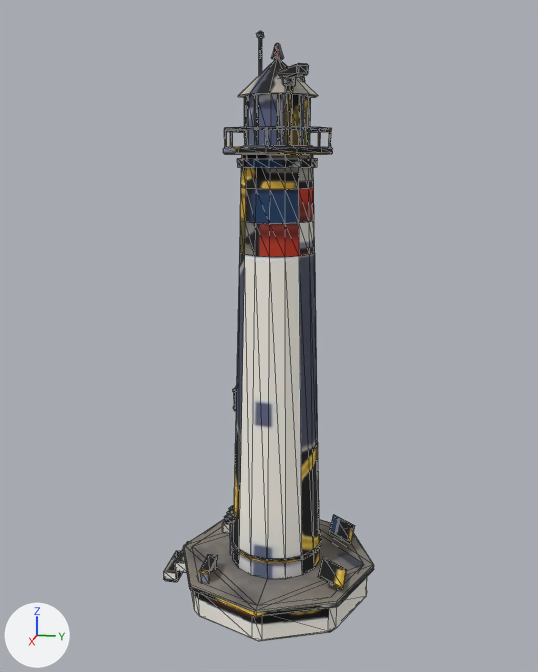
The glTF model client/public/city/lighthouse-30.glb: old version first, new version second.
Rendered twice from a 50 mm camera at (5.435, 1.026, 3.511) aimed at (0.005, -0.06, 2.153). The axes (+X, +Y, +Z) are drawn at lower left. The lights are the same throughout. The picture after the commit comes second. Mesh edges are drawn as thin lines. Where no turn or scale is listed for an object, it has been applied to the vertices. Vertices at exactly the same position are counted once.

Names of what the first picture shows: 'lighthouse-30'.
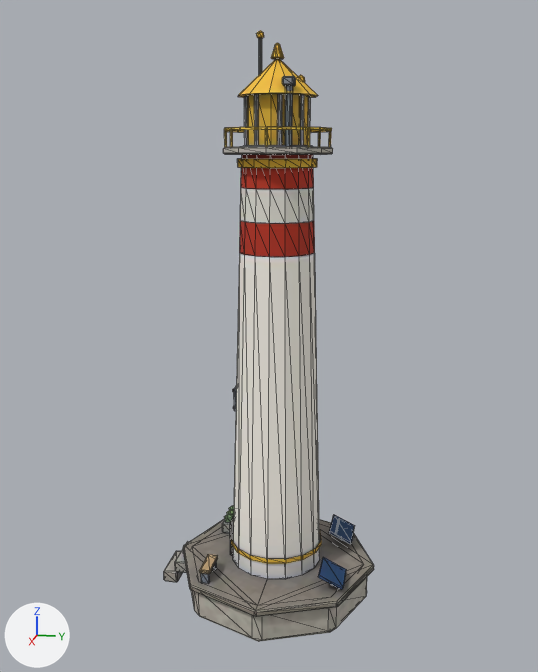
Where the change shows, as pixel boxes (x1, y1, x2, y2) in the pictures (538 x 672 px):
part 1 of me_lighthouse_30, deleted
    before: (277, 63, 309, 79)
part 2 of me_lighthouse_30, surface changed
    both: (164, 31, 374, 641)

Edits to the bpy script that builds the scene:
```text
Change me_lighthouse_30:
    used by ob_lighthouse_30; location = (0.0, -0.062, 2.175)
    remove me_lighthouse_30.from_pydata(...)  # 973 vertices, 1758 faces; spans x -0.8..0.8, y -0.86..0.86, z -2.18..2.18
    add me_lighthouse_30.from_pydata(...)  # 949 vertices, 1714 faces; spans x -0.8..0.8, y -0.86..0.86, z -2.18..2.18
    me_lighthouse_30 part 1: the loose piece of 24 vertices spanning x -0.04..0.48, y 0.02..0.35, z 1.82..1.89 is deleted
    me_lighthouse_30 part 2: 1672 kept faces spanning x -0.8..0.8, y -0.86..0.86, z -2.18..2.18 get new texture (UV) coordinates
```
